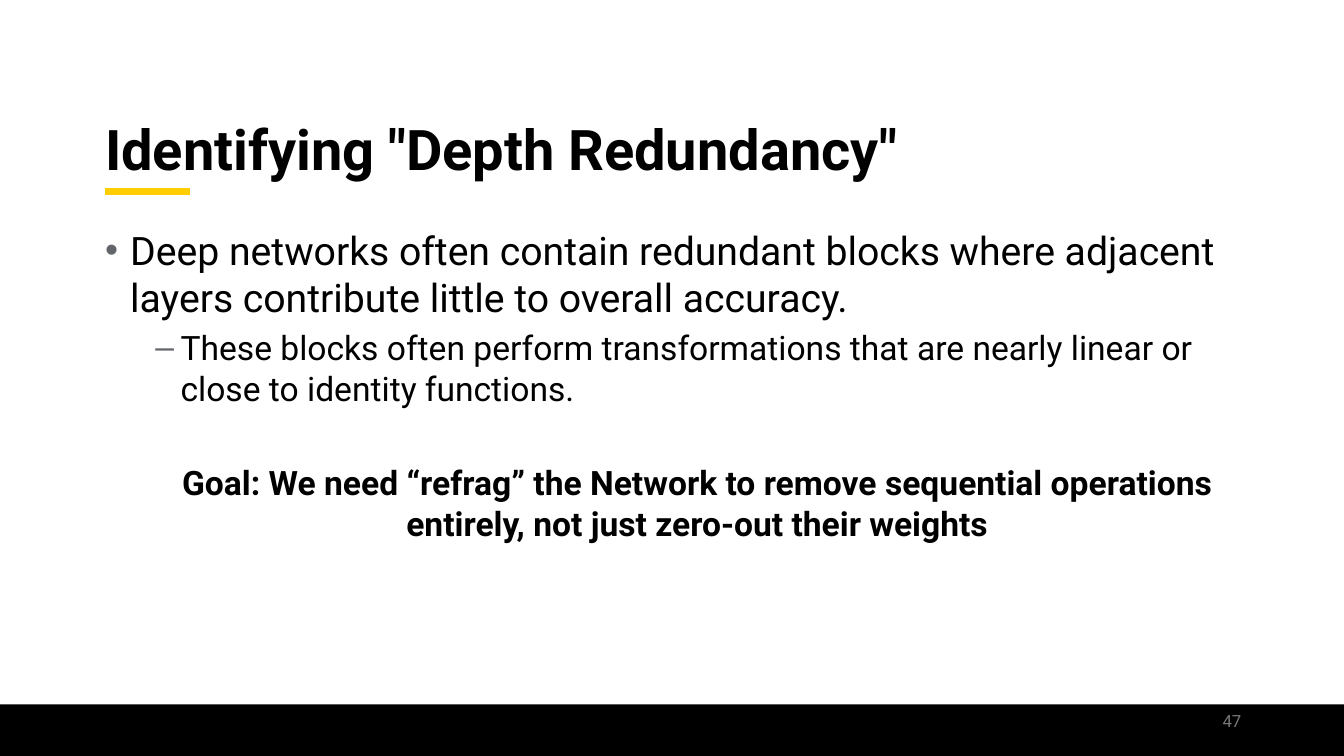
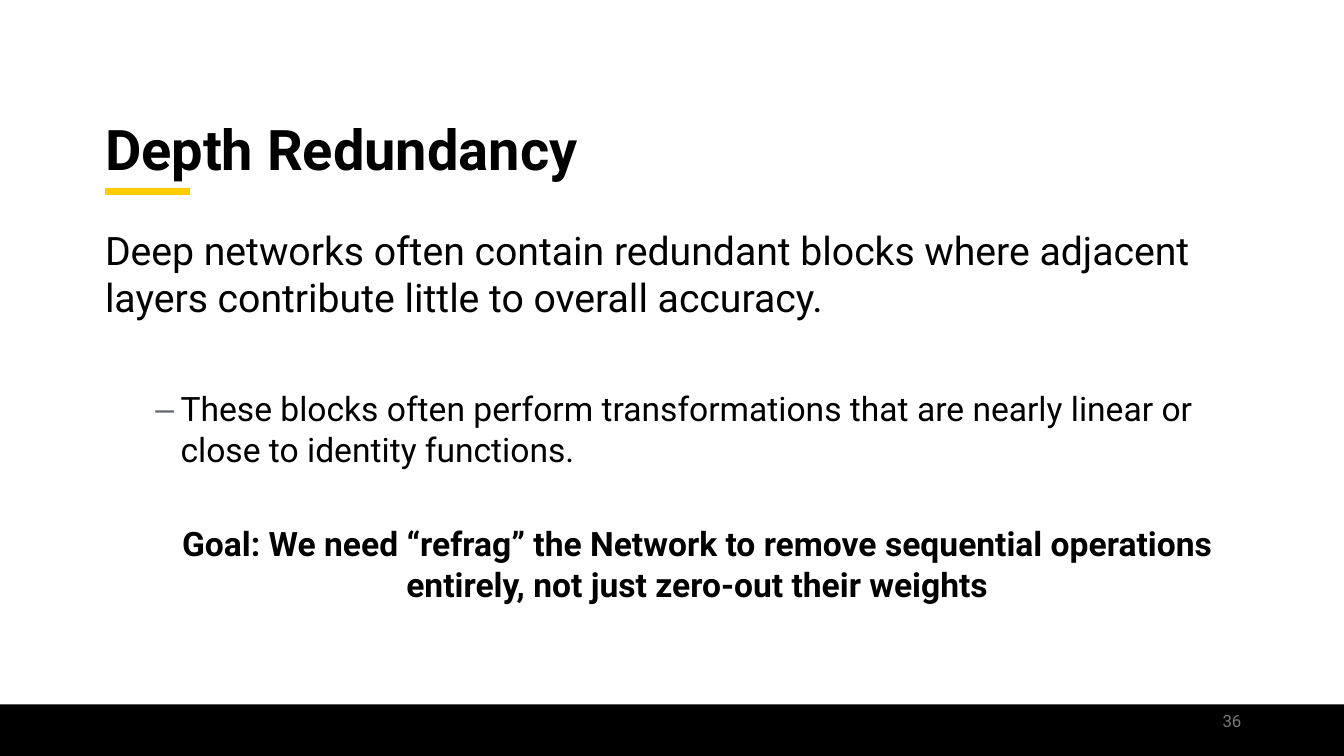
Before and after one commit to jamilgafur/Presentation, a slide deck: slide 36 of Presentation.pptx (slide 47 before the commit). Drawn at 1344x756 pixels with LibreOffice and Linux fonts; fonts in the diff are those of the drawing; background and template pictures are left out. Boxes give left, top, right and bottom in pixels: in the first picture for what was removed or moved away, otherwise in the second. Text is boxed around its words. In the diff, an @@ line names an element or a change of style, - is before the commit and + after.

```diff
--- a/Presentation.pptx
+++ b/Presentation.pptx
@@ title at <box>105,128,577,182</box>: text changed @@
-Identifying "Depth Redundancy"
+Depth Redundancy
@@ text at <box>105,235,1190,321</box>: bullet • to none @@
@@ page number at <box>1223,715,1242,727</box>: text changed @@
-47
+36
```
Also in this commit, not shown: 15 other slides changed, 8 slides added, 15 slides removed.
